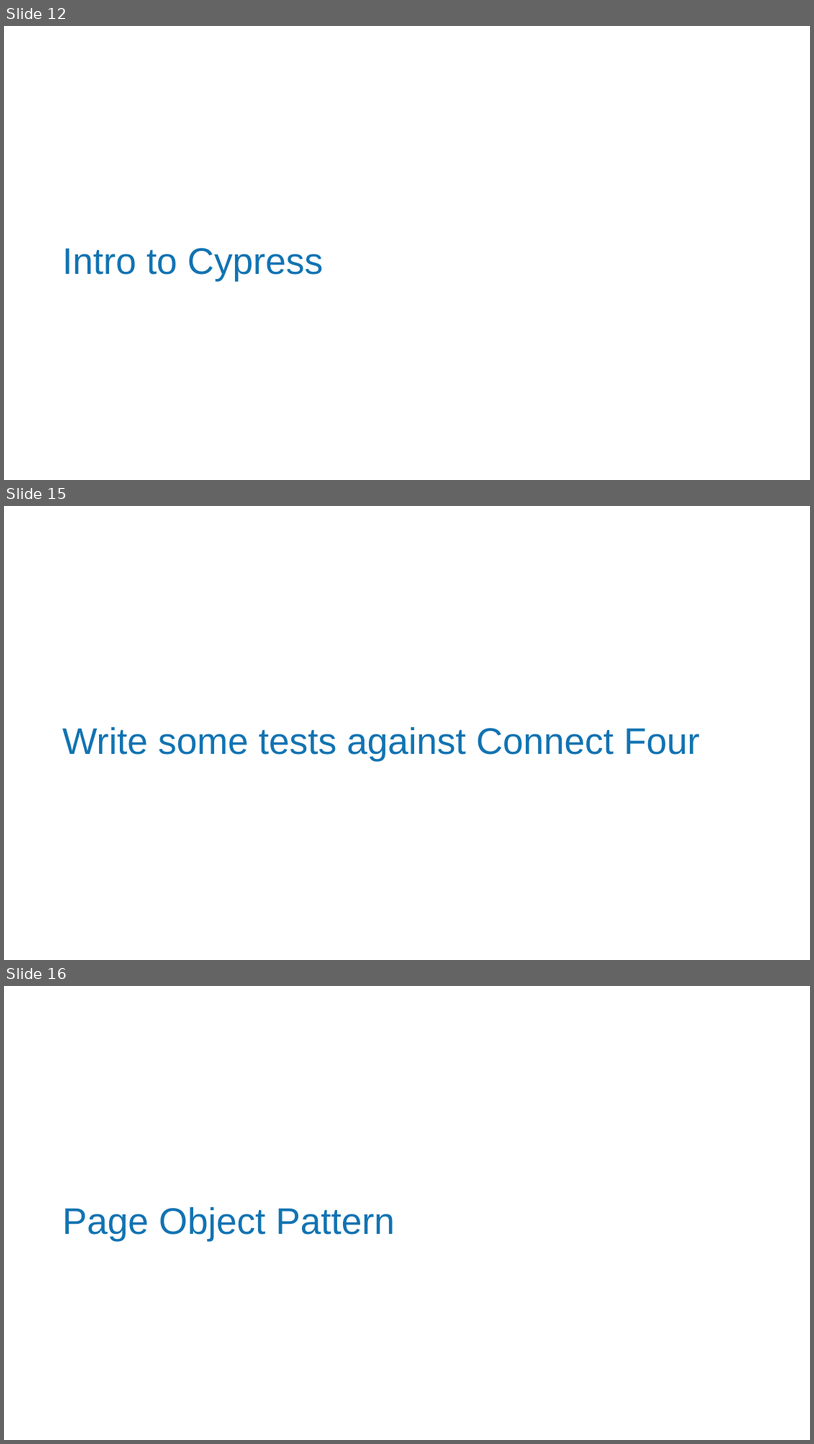
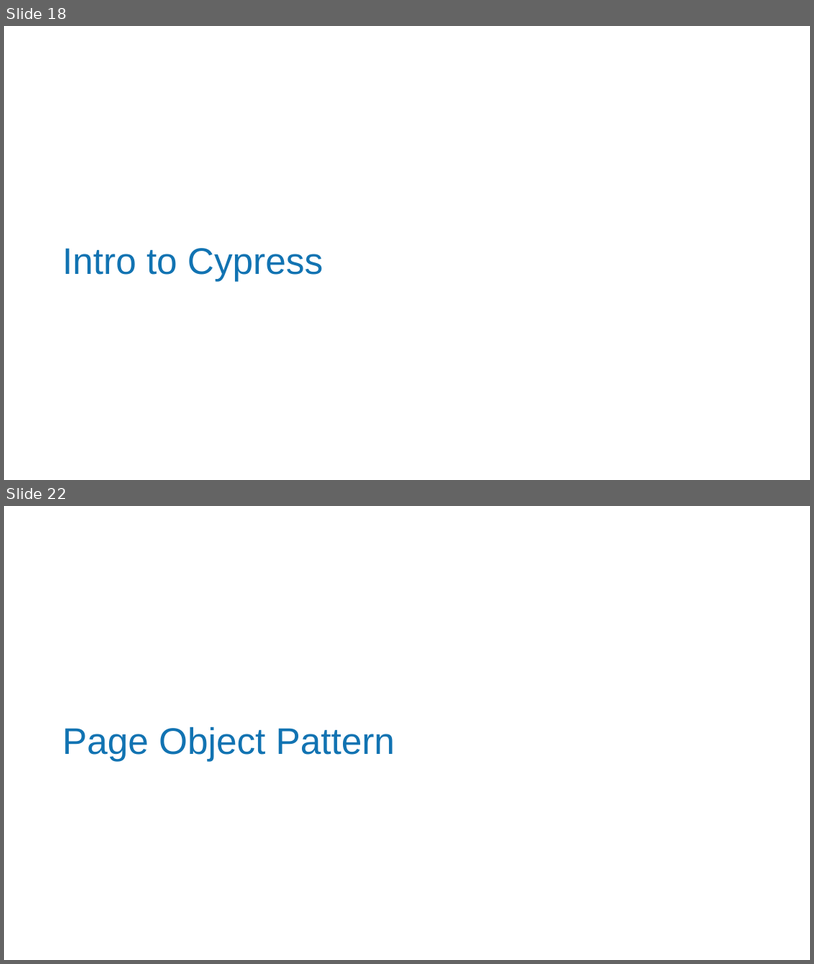
Before and after one commit to MatthewYKnowles/atlanta-code-camp-2019, a slide deck: And Now Seleniums Watch is Ended.pptx. Shown one above the other, each under a label of ours: slides 12, 15 and 16 before the commit, slides 18 and 22 after it; the slides between them are not shown. The pictures are 814x1444 and 814x964 pixels, drawn with LibreOffice and Linux fonts; fonts in the diff are those of the drawing; background and template pictures are left out. Boxes give left, top, right and bottom in pixels: in the first picture for what was removed or moved away, otherwise in the second. Text is boxed around its words. In the diff, an @@ line names an element or a change of style, - is before the commit and + after.

```diff
--- a/And Now Seleniums Watch is Ended.pptx
+++ b/And Now Seleniums Watch is Ended.pptx
@@ slide 15 removed at [4,506,810,960], background picture (left out) @@
@@ title removed at [62,726,700,762] @@
-Write some tests against Connect Four
@@ what was slide 12 is now slide 18 @@
@@ what was slide 16 is now slide 22 @@
```
Also in this commit, not shown: 3 slides changed, 12 slides added, 4 other slides removed.
